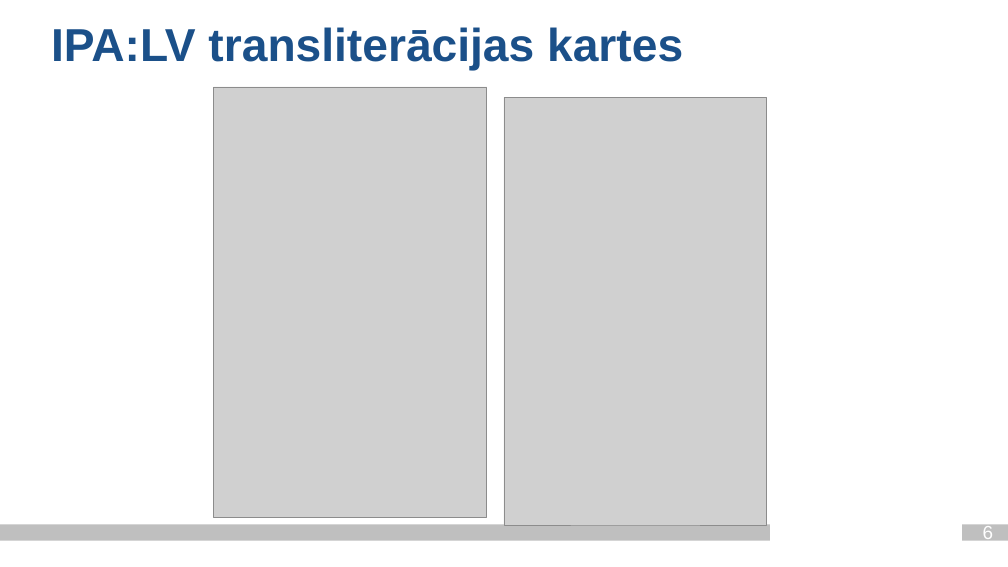
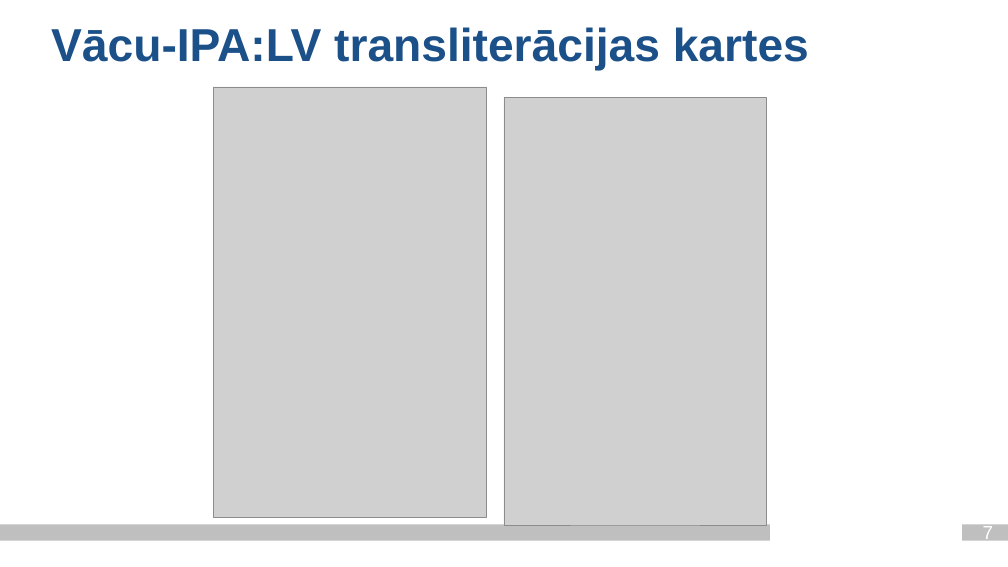
Before and after one commit to Paddlebear/valteh-ipa-translit, a slide deck: slide 7 of docs/valodasprez_2_ag21201_je21033.pptx (slide 6 before the commit). Drawn at 1008x567 pixels with LibreOffice and Linux fonts; fonts in the diff are those of the drawing; grey boxes stand for pictures; background and template pictures are left out. Boxes give left, top, right and bottom in pixels: in the first picture for what was removed or moved away, otherwise in the second. Text is boxed around its words. In the diff, an @@ line names an element or a change of style, - is before the commit and + after.

```diff
--- a/docs/valodasprez_2_ag21201_je21033.pptx
+++ b/docs/valodasprez_2_ag21201_je21033.pptx
@@ title at [51,27,809,71]: text changed @@
-IPA:LV transliterācijas kartes
+Vācu-IPA:LV transliterācijas kartes
@@ page number at [983,526,994,544]: text changed @@
-6
+7
```
Also in this commit, not shown: 7 other slides changed, 1 slide added, 2 other files.
